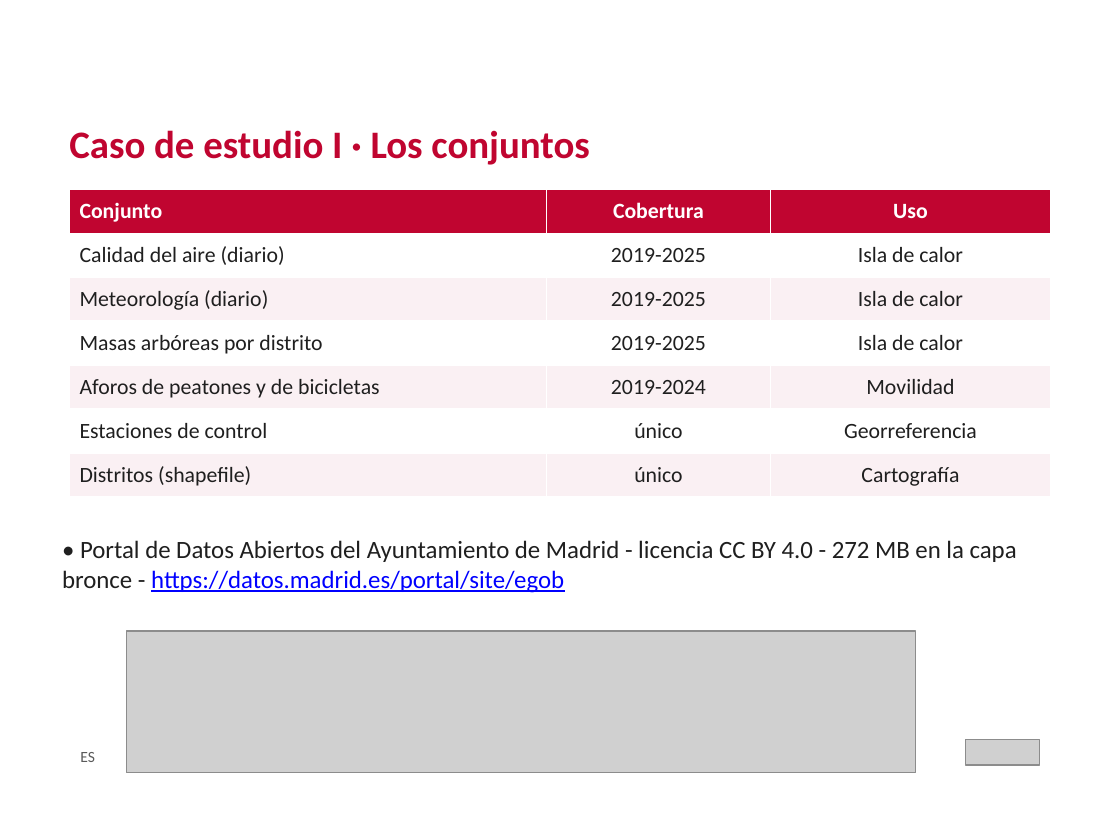
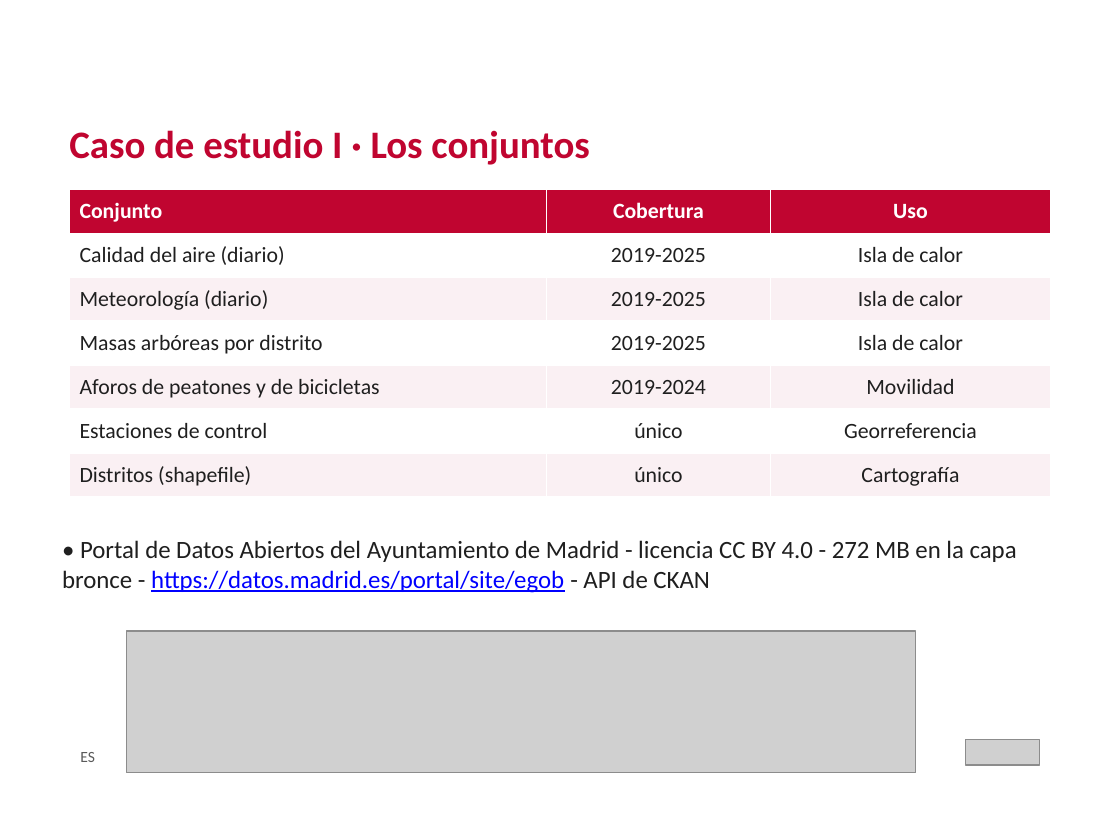
Before and after one commit to crismo04/TFM-cloud-soliutions-to-public-data, a slide deck: slide 10 of master's thesis/TFM_MII_Cloud_AI_PublicData_MolinaCristian_2026.pptx (slide 13 before the commit). Drawn at 1120x840 pixels with LibreOffice and Linux fonts; fonts in the diff are those of the drawing; grey boxes stand for pictures; background and template pictures are left out. Boxes give left, top, right and bottom in pixels: in the first picture for what was removed or moved away, otherwise in the second. Text is boxed around its words. In the diff, an @@ line names an element or a change of style, - is before the commit and + after.

```diff
--- a/master's thesis/TFM_MII_Cloud_AI_PublicData_MolinaCristian_2026.pptx
+++ b/master's thesis/TFM_MII_Cloud_AI_PublicData_MolinaCristian_2026.pptx
@@ text at (x1=62, y1=540, x2=1017, y2=593): text changed @@
-• Portal de Datos Abiertos del Ayuntamiento de Madrid - licencia CC BY 4.0 - 272 MB en la capa bronce - https://datos.madrid.es/portal/site/egob
+• Portal de Datos Abiertos del Ayuntamiento de Madrid - licencia CC BY 4.0 - 272 MB en la capa bronce - https://datos.madrid.es/portal/site/egob - API de CKAN
```
Also in this commit, not shown: 12 other slides changed, 1 slide removed, 1 other file.
